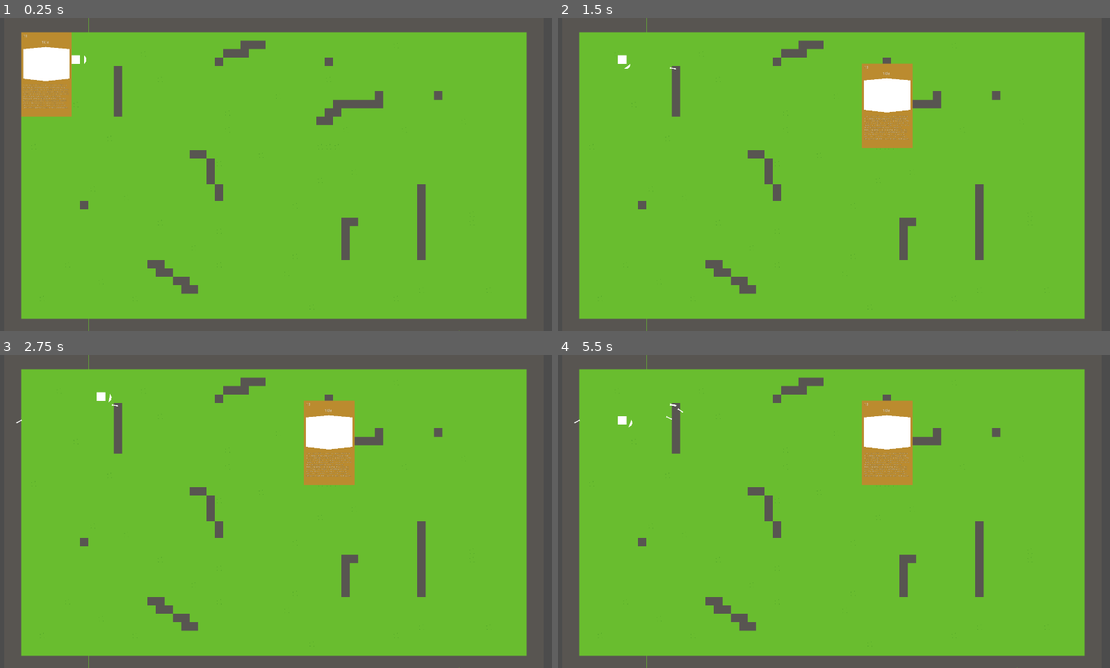
Above: before the commit, frames 1-4 (two rows, left to right).
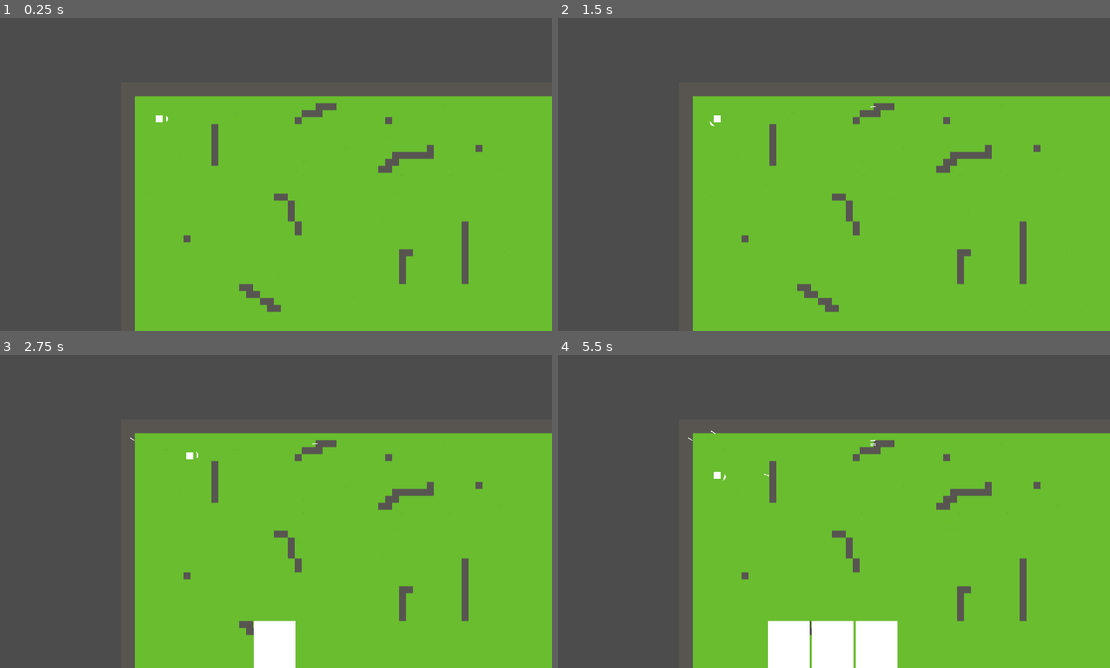
Above: after the commit, the same moments.

Repository: rdede/pffft
Game: Godot game, scene res://scenes/arena/arena.tscn
Same seed, same stepped clock (60 frames per second), same inputs: the game is played once before the commit and once after it.
Inputs (mouse positions are in pixels of both pictures, inside the frame that each line leads up to):
- Up to frame 1 (0.25 s): no input
- Up to frame 2 (1.5 s): tap Enter at 0.5 s; drag from (602, 74) to (889, 105) at 0.52 s; tap Space at 1.25 s; drag from (718, 190) to (624, 58) at 1.27 s
- Up to frame 3 (2.75 s): tap Enter at 2 s; move the mouse to (331, 442) at 2.02 s; press the mouse at (331, 442) at 2.03 s; hold D (Player_move_right) from 2.03 s (still down); right-click (331, 442) at 2.3 s
- Up to frame 4 (5.5 s): release D (Player_move_right) at 2.75 s; release the mouse at (889, 442) at 2.75 s; drag from (806, 574) to (673, 405) at 2.77 s; tap Space at 3.5 s; move the mouse to (999, 558) at 3.52 s; press the mouse at (999, 558) at 3.53 s; hold Q (Player_move_left) 3.53-4.25 s; right-click (999, 558) at 3.8 s; release the mouse at (999, 558) at 4.25 s; drag from (662, 464) to (889, 439) at 4.27 s; tap Enter at 5 s; move the mouse to (861, 511) at 5.02 s; press the mouse at (861, 511) at 5.03 s; hold S (Player_move_down) from 5.03 s (still down); right-click (861, 511) at 5.3 s

The runs differ from the first frame. In frame 1, 43% of the frame differs, in the area x 3-100%, y 0-100%; in frame 2, 44%; in frame 3, 45%; in frame 4, 46%, in the area x 2-100%, y 0-100%.

Commit message:
Add cards reorganization & animation

Diff:
--- a/cards/card.gd
+++ b/cards/card.gd
@@ -1,4 +1,4 @@
-extends KinematicBody2D
+extends Container
 
 class_name Card
 
@@ -8,22 +8,48 @@
 var background_path : String = ""
 # The picture on the card
 var foreground_path : String = ""
+var target_pos := Vector2.ZERO
+const HOVER_ZOOM_FACTOR := 1.25
+const DRAW_TIME := 0.2
+var t := 0.0
 
-var dragging := false
-var draggable := true
+enum STATES {IN_HAND, HOVERED, IN_MOUSE, REORGANIZE}
+var current_state = STATES.IN_HAND
 
 var mousepos_offset := Vector2.ZERO
 
-
 func _ready() -> void:
 	check_init_error()
-	use()
+	current_state = STATES.IN_HAND
 
-func _process(delta):
-	if dragging:
-		var mousepos := get_global_mouse_position()
-		self.global_position = Vector2(mousepos.x, mousepos.y) - mousepos_offset
+func _process(delta: float) -> void:
+	if current_state == STATES.HOVERED and Input.is_action_pressed("Player_attack"):
+		current_state = STATES.IN_MOUSE
+		mousepos_offset = get_global_mouse_position() - rect_global_position
 
+	if current_state == STATES.IN_MOUSE and Input.is_action_just_released("Player_attack"):
+		rect_scale = Vector2.ONE * 1
+		current_state = STATES.REORGANIZE
+
+func _physics_process(delta: float) -> void:
+
+	match current_state:
+		STATES.IN_HAND:
+			pass
+		STATES.HOVERED:
+			pass
+		STATES.IN_MOUSE:
+			var mousepos := get_global_mouse_position()
+			self.rect_global_position = mousepos - mousepos_offset
+		STATES.REORGANIZE:
+			if t <= 1.0:
+				rect_position = rect_position.linear_interpolate(target_pos, t)
+				t += delta / DRAW_TIME
+			else:
+				rect_position = target_pos
+				t = 0.0
+				current_state = STATES.IN_HAND
+				print_debug("In hand")
 func use() -> void:
 	#Activate the power of the card
 	pass
@@ -42,16 +68,15 @@
 	# Foreground errors
 	assert(foreground_path != null, "Error: Missign card's Description.")
 	# Position errors
-	assert(position != null, "Error: Missign card's Description.")
+	assert(description != null, "Error: Missign card's Description.")
 
-func _input(event: InputEvent) -> void:
-	if event is InputEventMouseButton:
-		if event.is_action_released("Player_attack") and dragging:
-				print_debug("Released card")
-				dragging = false
 
-func _on_Card_input_event(viewport: Node, event: InputEvent, shape_idx: int) -> void:
-	if event is InputEventMouseButton:
-		if event.is_action_pressed("Player_attack"):
-			mousepos_offset = get_global_mouse_position() - self.global_position
-			dragging = true
+func _on_ClickZone_mouse_entered() -> void:
+	rect_scale = Vector2.ONE * HOVER_ZOOM_FACTOR
+	if current_state != STATES.REORGANIZE:
+		current_state = STATES.HOVERED
+
+func _on_ClickZone_mouse_exited() -> void:
+	rect_scale = Vector2.ONE * 1
+	if current_state != STATES.REORGANIZE:
+		current_state = STATES.IN_HAND
--- a/cards/card.tscn
+++ b/cards/card.tscn
@@ -1,56 +1,19 @@
-[gd_scene load_steps=3 format=2]
+[gd_scene load_steps=2 format=2]
 
 [ext_resource path="res://cards/card.gd" type="Script" id=1]
 
-[sub_resource type="RectangleShape2D" id=1]
-extents = Vector2( 96, 160 )
-
-[node name="Card" type="KinematicBody2D"]
-input_pickable = true
+[node name="Card" type="MarginContainer"]
+margin_right = 192.0
+margin_bottom = 360.0
+rect_pivot_offset = Vector2( 96, 180 )
+mouse_default_cursor_shape = 2
 script = ExtResource( 1 )
-
-[node name="CollisionShape2D" type="CollisionShape2D" parent="."]
-position = Vector2( 96, 160 )
-shape = SubResource( 1 )
-
-[node name="Background" type="Polygon2D" parent="."]
-color = Color( 0.737255, 0.54902, 0.188235, 1 )
-polygon = PoolVector2Array( 0, 0, 0, 320, 192, 320, 192, 0 )
-
-[node name="Foreground" type="Polygon2D" parent="."]
-polygon = PoolVector2Array( 8, 64, 8, 176, 93.5119, 185.783, 184, 176, 184, 64, 93.5119, 56.1796 )
-
-[node name="Price" type="Label" parent="."]
-margin_left = 8.0
-margin_top = 8.0
-margin_right = 29.0
-margin_bottom = 26.0
-text = "10"
 __meta__ = {
 "_edit_use_anchors_": false
 }
 
-[node name="Title" type="Label" parent="."]
-margin_left = 72.0
-margin_top = 32.0
-margin_right = 112.0
-margin_bottom = 46.0
-text = "Title"
-align = 1
-__meta__ = {
-"_edit_use_anchors_": false
-}
-
-[node name="Description" type="Label" parent="."]
-margin_left = 8.0
-margin_top = 189.0
-margin_right = 360.0
-margin_bottom = 451.0
-rect_scale = Vector2( 0.5, 0.5 )
-text = "
-Lorem ipsum dolor sit amet, consectetur adipiscing elit. Vestibulum eget erat sem. Vivamus blandit at lacus vitae efficitur. Donec elit urna, eleifend sit amet aliquet et, blandit vel risus. Aliquam finibus odio non sagittis porta. Phasellus est justo, convallis eu sem id, pellentesque imperdiet sapien. Interdum et malesuada fames ac ante ipsum primis in faucibus. Nullam viverra ex metus, vitae tristique mi lobortis pharetra. Maecenas id leo neque. Ut ullamcorper vehicula orci vitae rhoncus. Mauris vel lacus ipsum. Sed ut odio vitae mauris pulvinar iaculis et eu ipsum."
-autowrap = true
-__meta__ = {
-"_edit_use_anchors_": false
-}
-[connection signal="input_event" from="." to="." method="_on_Card_input_event"]
+[node name="ClickZone" type="ColorRect" parent="."]
+margin_right = 192.0
+margin_bottom = 360.0
+[connection signal="mouse_entered" from="ClickZone" to="." method="_on_ClickZone_mouse_entered"]
+[connection signal="mouse_exited" from="ClickZone" to="." method="_on_ClickZone_mouse_exited"]
--- /dev/null
+++ b/cards/player_hand.gd
@@ -0,0 +1,49 @@
+extends Node2D
+
+var CardBase = preload("res://cards/card.tscn")
+var cards := 0
+var card_in_mouse : Card = null
+var card_offset := 10.0
+enum CARD_STATES {IN_HAND, HOVERED, IN_MOUSE, REORGANIZE}
+
+onready var center_card_hand := get_viewport().size * Vector2(0.5, 1.2)
+onready var hand := $Cards
+
+func _process(delta: float) -> void:
+	#Check if a card is in mouse
+	var card_in_mouse_temp = null
+	for card in hand.get_children():
+		if card.current_state == CARD_STATES.IN_MOUSE:
+			card_in_mouse_temp = card
+			continue
+
+	# Reorganize card hand if card in mouse change
+	if card_in_mouse != card_in_mouse_temp:
+		organize_cards()
+		card_in_mouse = card_in_mouse_temp
+
+func _ready() -> void:
+	pass # Replace with function body.
+
+func _input(event: InputEvent) -> void:
+	if event.is_action_pressed("Secondary_Click"):
+		draw_card()
+
+func draw_card() -> void:
+	cards += 1
+	var new_card = CardBase.instance()
+	hand.add_child(new_card)
+	organize_cards()
+
+func organize_cards() -> void:
+	var cards_processed := 0
+	var cards_in_hand := cards
+	for card in hand.get_children():
+		if card.current_state == CARD_STATES.IN_MOUSE:
+			cards_in_hand -= 1
+			continue
+		card.current_state = CARD_STATES.REORGANIZE
+		var x_pos = center_card_hand.x - card.rect_size.x + ((card.rect_size.x * cards_in_hand + card_offset * cards_in_hand) / 2)
+		x_pos -= card.rect_size.x * cards_processed + card_offset * cards_processed
+		card.target_pos = Vector2(round(x_pos), round(center_card_hand.y))
+		cards_processed += 1
--- /dev/null
+++ b/cards/player_hand.tscn
@@ -0,0 +1,8 @@
+[gd_scene load_steps=2 format=2]
+
+[ext_resource path="res://cards/player_hand.gd" type="Script" id=1]
+
+[node name="PlayerHand" type="Node2D"]
+script = ExtResource( 1 )
+
+[node name="Cards" type="Node" parent="."]
--- a/project.godot
+++ b/project.godot
@@ -9,7 +9,7 @@
 config_version=4
 
 _global_script_classes=[ {
-"base": "KinematicBody2D",
+"base": "Container",
 "class": "Card",
 "language": "GDScript",
 "path": "res://cards/card.gd"
@@ -32,8 +32,8 @@
 
 [display]
 
-window/size/width=1920
-window/size/height=1080
+window/size/width=1280
+window/size/height=720
 window/size/test_width=1280
 window/size/test_height=720
 window/stretch/mode="viewport"
@@ -66,6 +66,11 @@
 "events": [ Object(InputEventMouseButton,"resource_local_to_scene":false,"resource_name":"","device":0,"alt":false,"shi …(212 unchanged characters)…
  ]
 }
+Secondary_Click={
+"deadzone": 0.5,
+"events": [ Object(InputEventMouseButton,"resource_local_to_scene":false,"resource_name":"","device":0,"alt":false,"shift":false,"control":false,"meta":false,"command":false,"button_mask":0,"position":Vector2( 0, 0 ),"global_position":Vector2( 0, 0 ),"factor":1.0,"button_index":2,"pressed":false,"doubleclick":false,"script":null)
+ ]
+}
 
 [layer_names]
 
--- a/scenes/arena/arena.tscn
+++ b/scenes/arena/arena.tscn
@@ -2,7 +2,7 @@
 
 [ext_resource path="res://assets/tileset/TileSet_Placeholder.png" type="Texture" id=1]
 [ext_resource path="res://entities/player/player.tscn" type="PackedScene" id=2]
-[ext_resource path="res://cards/card.tscn" type="PackedScene" id=3]
+[ext_resource path="res://cards/player_hand.tscn" type="PackedScene" id=3]
 
 [sub_resource type="TileSet" id=1]
 0/name = "Grass_1"
@@ -64,12 +64,6 @@
 
 [node name="ArenaScene" type="Node2D"]
 
-[node name="MainCamera" type="Camera2D" parent="."]
-position = Vector2( 960, 540 )
-current = true
-zoom = Vector2( 1.1, 1.1 )
-smoothing_enabled = true
-
 [node name="Ground" type="TileMap" parent="."]
 position = Vector2( 512, 512 )
 tile_set = SubResource( 1 )
@@ -93,9 +87,14 @@
 format = 1
 tile_data = PoolIntArray( -65538, 0, 0, -65537, 0, 0, -131072, 0, 0, -131071, 0, 0, -131070, 0, 0, -131069, 0, 0, -1310 …(6462 unchanged characters)…
 
-[node name="Card" parent="." instance=ExtResource( 3 )]
-
 [node name="YSort" type="YSort" parent="."]
 
 [node name="Player" parent="YSort" instance=ExtResource( 2 )]
 position = Vector2( 112, 104 )
+
+[node name="PlayerHand" parent="." instance=ExtResource( 3 )]
+
+[node name="MainCamera" type="Camera2D" parent="."]
+position = Vector2( 640, 360 )
+current = true
+zoom = Vector2( 2, 2 )
